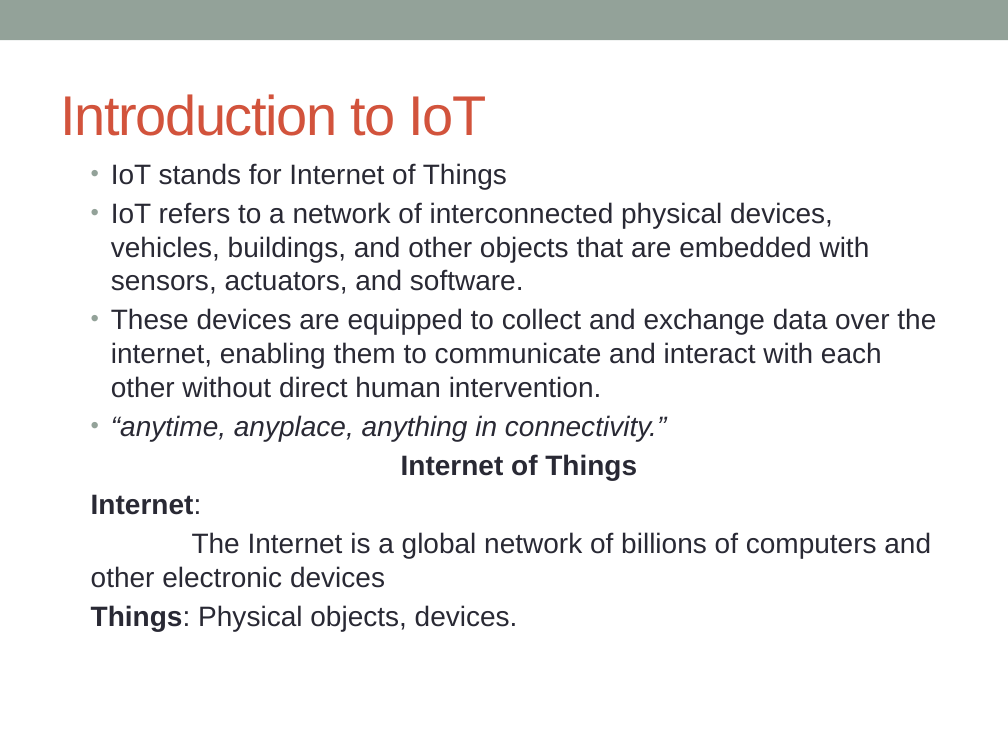
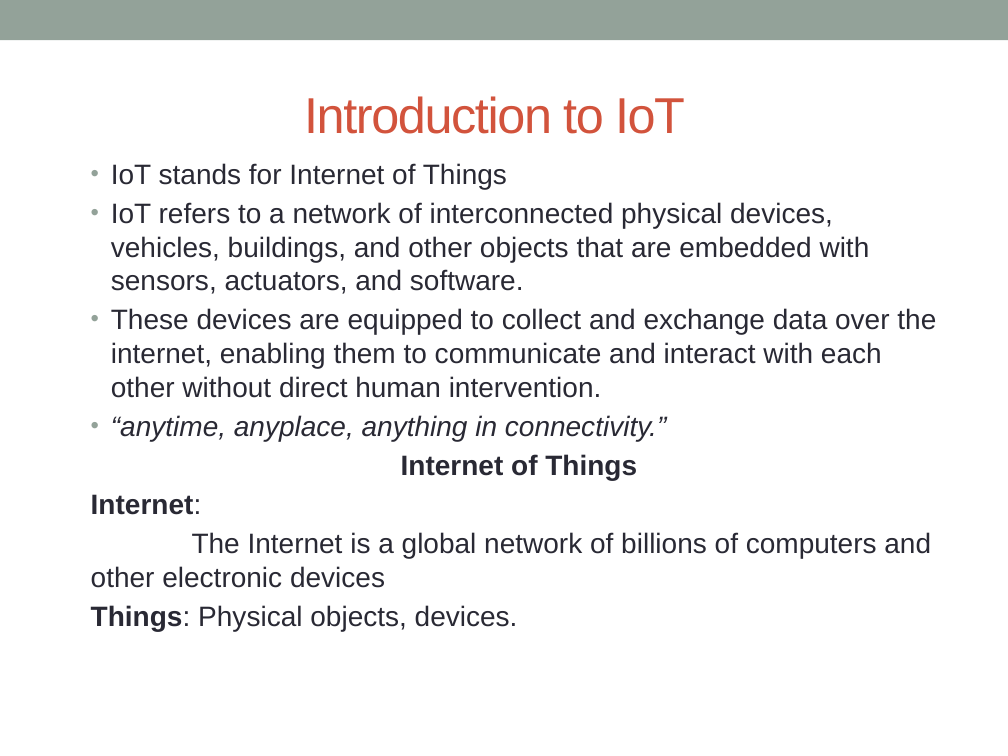
Before and after one commit to shivsalunke0503/iotworkshop, a slide deck: slide 5 of IoT.pptx (slide 4 before the commit). Drawn at 1008x756 pixels with LibreOffice and Linux fonts; fonts in the diff are those of the drawing. Boxes give left, top, right and bottom in pixels: in the first picture for what was removed or moved away, otherwise in the second. Text is boxed around its words. In the diff, an @@ line names an element or a change of style, - is before the commit and + after.

```diff
--- a/IoT.pptx
+++ b/IoT.pptx
@@ title "Introduction to IoT": place and size @@
-title "Introduction to IoT" at <box>60,94,486,136</box>
+title "Introduction to IoT" at <box>304,96,685,134</box>
@@ title "Introduction to IoT" at <box>304,96,685,134</box>: size 40 to 36 pt @@
```
Also in this commit, not shown: 12 other slides changed, 1 slide added.
